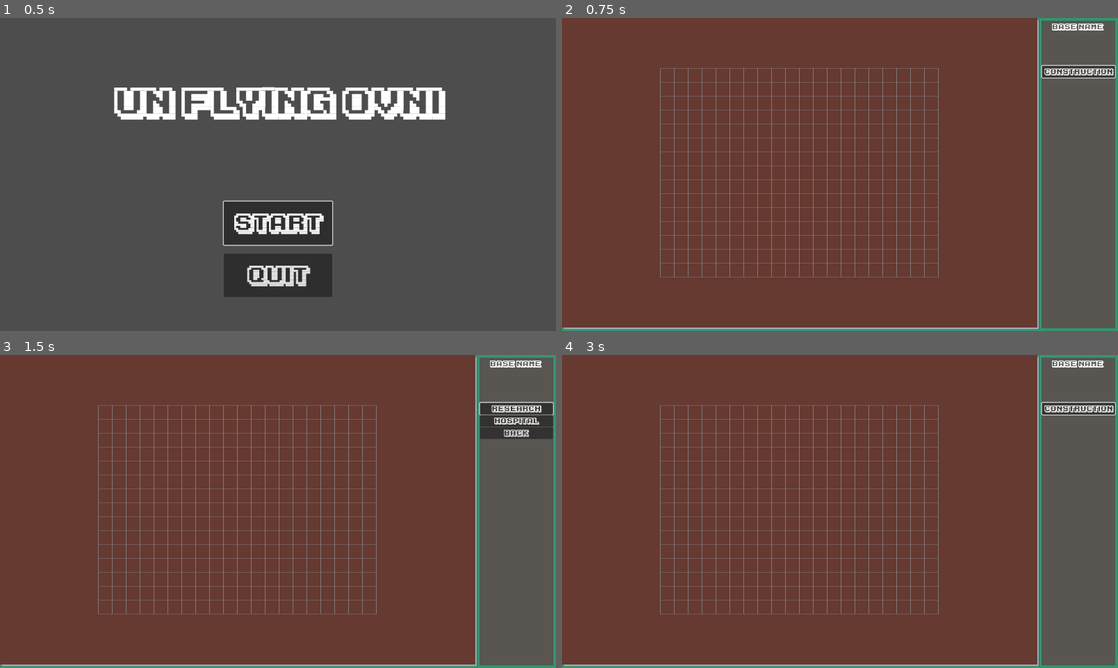
Above: before the commit, frames 1-4 (two rows, left to right).
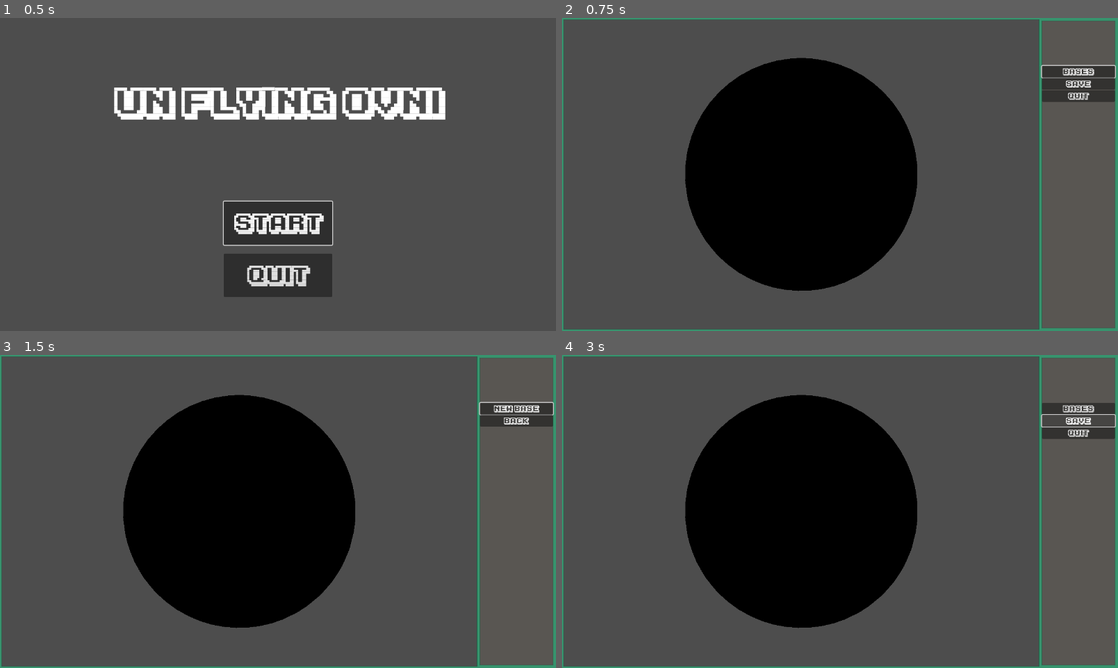
Above: after the commit, the same moments.

Repository: mmyumu/OVNI-godot
Game: Godot game, scene res://menu.tscn
Two runs of this game, one before a commit and one after it. Both use one fixed random seed, a clock stepped at 60 frames per second and the inputs below.
Inputs (mouse positions are in pixels of both pictures, inside the frame that each line leads up to):
- Up to frame 1 (0.5 s): no input
- Up to frame 2 (0.75 s): click "Start" at 0.5 s
- Up to frame 3 (1.5 s): click (517, 408) at 1.25 s, where only the run after the commit has a clickable "Bases"
- Up to frame 4 (3 s): click "Back" at 2 s; click (1079, 420) at 2.75 s, where only the run after the commit has a clickable "Save"

Frame 1 is identical in both runs. In frame 2, 87% of the frame differs, in the area x 0-100%, y 0-100%; in frame 3, 86%; in frame 4, 86%.

Commit message:
Add earth in global view, add gloibal menu

Diff:
--- /dev/null
+++ b/data.gd
@@ -0,0 +1,4 @@
+class_name Data extends Resource
+
+
+var bases: Dict = {}
--- a/global/earth.tscn
+++ b/global/earth.tscn
@@ -9,10 +9,9 @@
 script = ExtResource("1_s4cfr")
 
 [node name="Screen" type="Sprite2D" parent="."]
-position = Vector2(640, 360)
 
 [node name="SubViewport" type="SubViewport" parent="."]
 vrs_texture = SubResource("ViewportTexture_1em45")
-size = Vector2i(1280, 720)
+size = Vector2i(1094, 712)
 
 [node name="Earth3D" parent="SubViewport" instance=ExtResource("1_48n42")]
--- /dev/null
+++ b/global/global_menu.gd
@@ -0,0 +1,31 @@
+extends Node2D
+
+
+func _ready():
+	display_root_menu()
+
+func _input(event):
+	if event.is_action_pressed("cancel"):
+		display_root_menu()
+
+func display_root_menu():
+	$RootMenu.show()
+	$BasesMenu.hide()
+
+	$RootMenu/Bases.grab_focus()
+
+func _on_save_pressed():
+	print("should save")
+
+func _on_bases_pressed():
+	$RootMenu.hide()
+	$BasesMenu.show()
+
+	$BasesMenu/NewBase.grab_focus()
+
+func _on_bases_back_pressed():
+	display_root_menu()
+
+
+func _on_quit_pressed():
+	get_tree().change_scene_to_file("res://menu.tscn")
--- /dev/null
+++ b/global/global_menu.tscn
@@ -0,0 +1,55 @@
+[gd_scene load_steps=3 format=3 uid="uid://cvxq13weiv5vs"]
+
+[ext_resource type="Script" path="res://global/global_menu.gd" id="1_20pts"]
+[ext_resource type="FontFile" uid="uid://cu1gycbn7rgh1" path="res://fonts/ka1.ttf" id="1_us1w5"]
+
+[node name="GlobalMenu" type="Node2D"]
+script = ExtResource("1_20pts")
+
+[node name="RootMenu" type="Node2D" parent="."]
+
+[node name="Bases" type="Button" parent="RootMenu"]
+offset_right = 168.0
+offset_bottom = 27.0
+focus_neighbor_bottom = NodePath("../Save")
+theme_override_fonts/font = ExtResource("1_us1w5")
+text = "Bases"
+
+[node name="Save" type="Button" parent="RootMenu"]
+offset_top = 28.0
+offset_right = 168.0
+offset_bottom = 55.0
+focus_neighbor_top = NodePath("../Bases")
+focus_neighbor_bottom = NodePath("../Quit")
+theme_override_fonts/font = ExtResource("1_us1w5")
+text = "Save"
+
+[node name="Quit" type="Button" parent="RootMenu"]
+offset_top = 56.0
+offset_right = 168.0
+offset_bottom = 83.0
+focus_neighbor_top = NodePath("../Save")
+theme_override_fonts/font = ExtResource("1_us1w5")
+text = "Quit"
+
+[node name="BasesMenu" type="Node2D" parent="."]
+
+[node name="NewBase" type="Button" parent="BasesMenu"]
+offset_right = 168.0
+offset_bottom = 27.0
+focus_neighbor_bottom = NodePath("../Back")
+theme_override_fonts/font = ExtResource("1_us1w5")
+text = "New base"
+
+[node name="Back" type="Button" parent="BasesMenu"]
+offset_top = 28.0
+offset_right = 168.0
+offset_bottom = 55.0
+focus_neighbor_top = NodePath("../NewBase")
+theme_override_fonts/font = ExtResource("1_us1w5")
+text = "Back"
+
+[connection signal="pressed" from="RootMenu/Bases" to="." method="_on_bases_pressed"]
+[connection signal="pressed" from="RootMenu/Save" to="." method="_on_save_pressed"]
+[connection signal="pressed" from="RootMenu/Quit" to="." method="_on_quit_pressed"]
+[connection signal="pressed" from="BasesMenu/Back" to="." method="_on_bases_back_pressed"]
--- /dev/null
+++ b/global/main.tscn
@@ -0,0 +1,15 @@
+[gd_scene load_steps=4 format=3 uid="uid://b0xxd1obrbyee"]
+
+[ext_resource type="PackedScene" uid="uid://ch7s01w5lmnap" path="res://base/background.tscn" id="1_s62fp"]
+[ext_resource type="PackedScene" uid="uid://s453mjhbb4v8" path="res://global/earth.tscn" id="2_6nkro"]
+[ext_resource type="PackedScene" uid="uid://cvxq13weiv5vs" path="res://global/global_menu.tscn" id="3_a6hb2"]
+
+[node name="Main" type="Node"]
+
+[node name="Background" parent="." instance=ExtResource("1_s62fp")]
+
+[node name="Earth" parent="." instance=ExtResource("2_6nkro")]
+position = Vector2(551, 360)
+
+[node name="GlobalMenu" parent="." instance=ExtResource("3_a6hb2")]
+position = Vector2(1105, 110)
--- a/menu.gd
+++ b/menu.gd
@@ -8,7 +8,7 @@
 	pass
 
 func _on_start_button_pressed():
-	get_tree().change_scene_to_file("res://base/main.tscn")
+	get_tree().change_scene_to_file("res://global/main.tscn")
 
 func _on_quit_button_pressed():
 	get_tree().quit()
